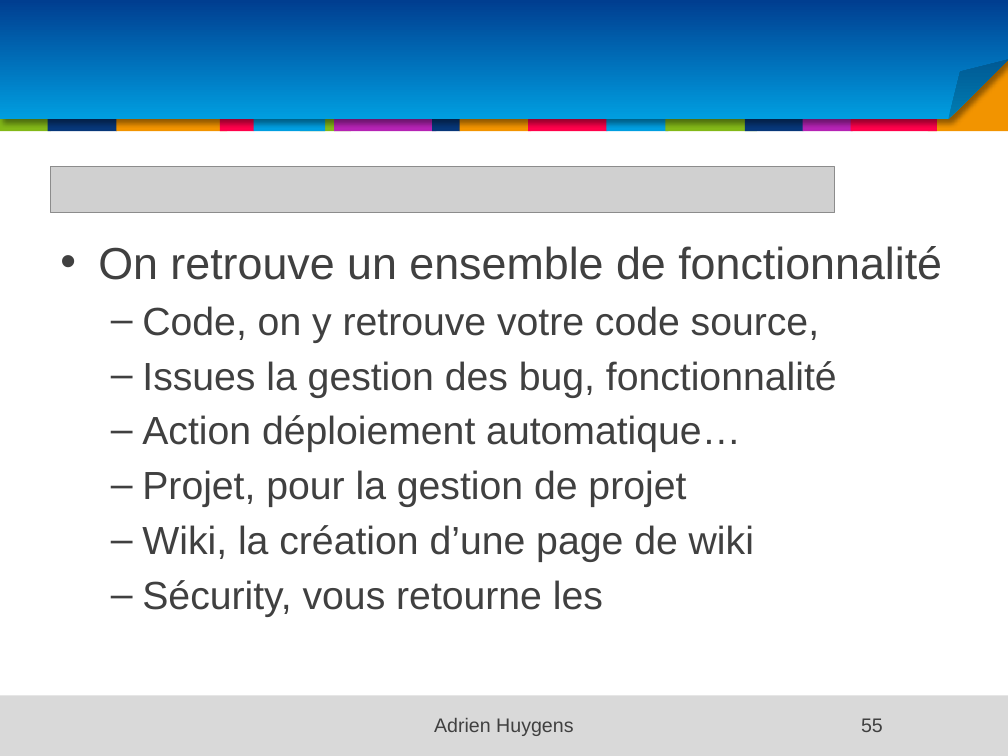
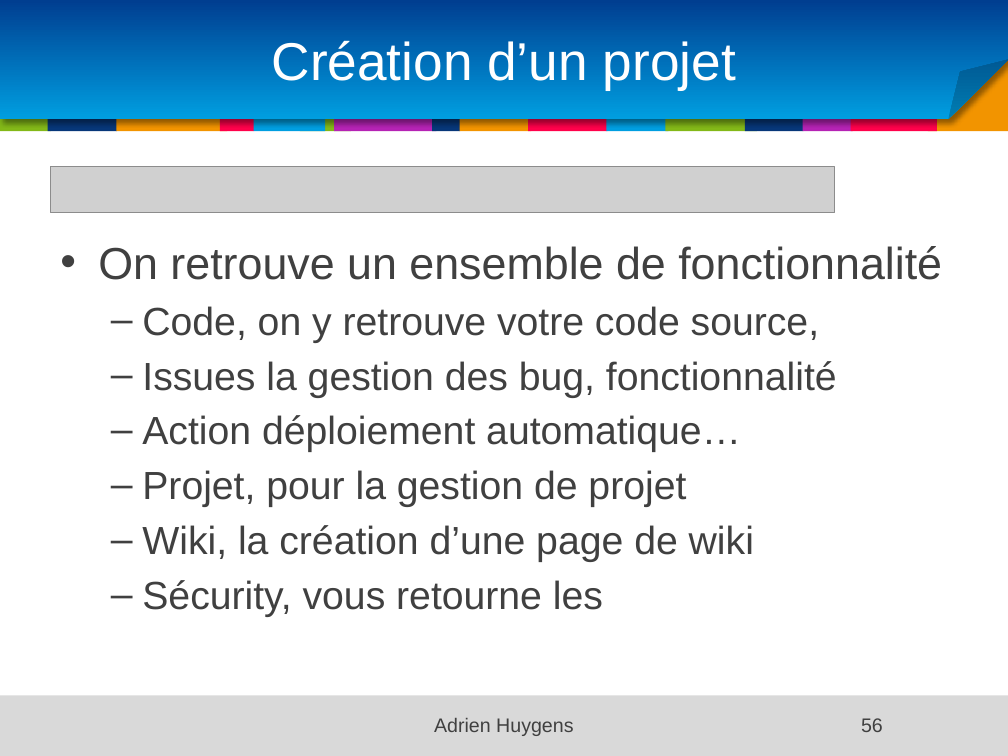
Before and after one commit to samouraii/CoursEntrepriseNumerique, a slide deck: slide 56 of Chapitre1.pptx (slide 55 before the commit). Drawn at 1008x756 pixels with LibreOffice and Linux fonts; fonts in the diff are those of the drawing; grey boxes stand for pictures; background and template pictures are left out. Boxes give left, top, right and bottom in pixels: in the first picture for what was removed or moved away, otherwise in the second. Text is boxed around its words. In the diff, an @@ line names an element or a change of style, - is before the commit and + after.

```diff
--- a/Chapitre1.pptx
+++ b/Chapitre1.pptx
@@ title added at bbox=[272, 40, 736, 90], 38 pt, text #FFFFFF @@
+Création d’un projet
@@ page number at bbox=[861, 718, 883, 732]: text changed @@
-55
+56
```
Also in this commit, not shown: 3 other slides changed, 29 slides added.
